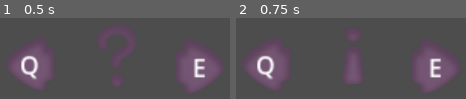
Above: before the commit, frames 1-2 (left to right).
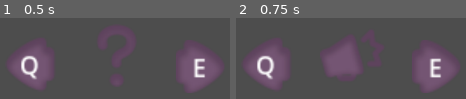
Above: after the commit, the same moments.

Repository: sentinelle28/cowherder
Game: Godot game, scene res://scene/scene_2d/main_menu/main_menu.tscn
Two runs of this game, one before a commit and one after it. Both use one fixed random seed, a clock stepped at 60 frames per second and the inputs below.
Inputs:
- Up to frame 1 (0.5 s): no input
- Up to frame 2 (0.75 s): tap Enter at 0.5 s; hold Right (ui_right) from 0.53 s (still down); tap E (next_tool) at 0.6 s

Frame 1 is identical in both runs. In frame 2, 3.2% of the frame differs, in the area x 38-54%, y 19-82%.

Commit message:
evolution is now implemented

Diff:
--- a/autolaud/handbook/handbook.gd
+++ b/autolaud/handbook/handbook.gd
@@ -1,7 +1,7 @@
 extends CanvasLayer
 
 var current_page:int = 0
-var max_page:int = 3
+@onready var max_page:int = $page_stocker.get_child_count()
 
 
 func _change_tool(value:int)->void:
--- a/autolaud/inspectcows/inspect_cows.gd
+++ b/autolaud/inspectcows/inspect_cows.gd
@@ -34,7 +34,7 @@
 
 
 func _on_submitbutton_pressed() -> void:
-	if len( editname.text) >= 3 and current_inspected_cow != null:
+	if len( editname.text) >= 3 and current_inspected_cow != null and len(editname.text) <= 15:
 		current_inspected_cow.name = editname.text
 		namelabel.text = editname.text
 		editname.text = ""
--- a/autolaud/inspectcows/inspect_cows.tscn
+++ b/autolaud/inspectcows/inspect_cows.tscn
@@ -33,10 +33,9 @@
 
 [node name="EditButton" type="Button" parent="Panel/NameLabel"]
 layout_mode = 0
-offset_left = 96.0
-offset_top = -8.0
-offset_right = 128.0
-offset_bottom = 24.0
+offset_left = 128.0
+offset_right = 160.0
+offset_bottom = 32.0
 theme_override_font_sizes/font_size = 10
 text = "edit"
 
--- a/autolaud/inventory/inventory.gd
+++ b/autolaud/inventory/inventory.gd
@@ -52,3 +52,6 @@
 	if milk != null:
 		return milk.get_milk_color()
 	return Color.WHITE
+
+func has_milk(milk_name:String)->bool:
+	return milk_name in MilkName
--- a/autolaud/tool_inventory/tool_inventory.gd
+++ b/autolaud/tool_inventory/tool_inventory.gd
@@ -1,9 +1,10 @@
 extends CanvasLayer
 
 var current_tool:int = 0
-var max_tool:int = 3
+@onready var max_tool:int = len(texture_array)
 @export var texture_array:Array[Texture2D] = []
 func _ready() -> void:
+
 	_update_tool_texture()
 
 # Called every frame. 'delta' is the elapsed time since the previous frame.
@@ -18,11 +19,12 @@
 		_change_tool(-1)
 
 func _change_tool(value:int)->void:
-	current_tool -= value
+	current_tool += value
 	if current_tool < 0:
 		current_tool = max_tool - 1
 	elif current_tool > max_tool - 1:
 		current_tool = 0
+	print(current_tool)
 	_update_tool_texture()
 
 func get_current_tool()->int:
--- a/autolaud/tool_inventory/tool_inventory.tscn
+++ b/autolaud/tool_inventory/tool_inventory.tscn
@@ -6,11 +6,12 @@
 [ext_resource type="Texture2D" uid="uid://divtaifex7cwc" path="res://asset/ui/Menu Buttons/Icons/Megaphone.png" id="3_b1esb"]
 [ext_resource type="Texture2D" uid="uid://bfqe3dc47vm5m" path="res://asset/ui/Menu Buttons/Icons/Arrow3.png" id="3_tpnj2"]
 [ext_resource type="Texture2D" uid="uid://cm6vd8icyojnp" path="res://asset/ui/Menu Buttons/Icons/Exclamation.png" id="4_bfowd"]
+[ext_resource type="Texture2D" uid="uid://cw1x5iubcpqkr" path="res://asset/ui/Menu Buttons/Icons/Star1.png" id="5_fj4ou"]
 [ext_resource type="Texture2D" uid="uid://822eqqyvy4ul" path="res://asset/ui/Menu Buttons/Icons/Email.png" id="6_wx77x"]
 
 [node name="Tool_inventory" type="CanvasLayer"]
 script = ExtResource("1_3tht5")
-texture_array = Array[Texture2D]([ExtResource("2_g0bcl"), ExtResource("3_b1esb"), ExtResource("4_bfowd")])
+texture_array = Array[Texture2D]([ExtResource("2_g0bcl"), ExtResource("3_b1esb"), ExtResource("4_bfowd"), ExtResource("5_fj4ou")])
 
 [node name="HBoxContainer" type="Control" parent="."]
 layout_mode = 3
--- a/component/caracter/cow/cow.gd
+++ b/component/caracter/cow/cow.gd
@@ -1,6 +1,7 @@
 extends CharacterBody2D
 
 class_name Cow
+@export_group("scatter behavior")
 @export var scatter_range:int = 100
 @export var waypoint:Waypoint
 
@@ -9,6 +10,8 @@
 @export var time_to_produce_milk:float = 10
 @export var milk_name:String = "Common"
 
+@export_group("evolution")
+@export var last_food:Food
 
 var speed:int = 100
 var can_move:bool = false
@@ -101,6 +104,7 @@
 func get_milk_color()->Color:
 	return Inventory.get_milk_color(milk_name)
 
+
 func get_amount_of_milk()->int:
 	return amount_of_milk_created
 
@@ -110,3 +114,35 @@
 
 func _lose_happiness()->void:
 	curent_happiness += randi_range(-4,-1)
+
+func _add_new_affix(affix:Food)->void:
+	_update_name(affix)
+	_update_affix_visual(affix)
+
+func _create_new_milk(affix_color:Color,previous_name:String)->void:
+	if not Inventory.has_milk(milk_name):
+		var temp_color:Color = (Inventory.get_milk_color(previous_name) + affix_color)/2 + get_random_color()
+		Inventory._create_new_milk(milk_name,temp_color)
+
+func _update_name(affix:Food)->void:
+	var affix_name:String = affix.get_food_name()
+	var previous_name:String = milk_name
+	if "Common" in milk_name:
+		milk_name = affix_name
+	else:
+		milk_name += " " + affix_name
+	_create_new_milk(affix.get_color(),previous_name)
+
+func _update_affix_visual(affix:Food)->void:
+	var pos:Vector2 = Vector2(0,-3)
+	var new_angle:float = randf_range(0,PI)
+	affix.reparent(last_food)
+	affix.position = pos
+	affix.rotate(new_angle)
+	last_food = affix
+
+func get_value_in_range()->int:
+		return randi_range(-3,3)
+
+func get_random_color()->Color:
+	return Color(get_value_in_range(),get_value_in_range(),get_value_in_range())
--- a/component/caracter/cow/cow.tscn
+++ b/component/caracter/cow/cow.tscn
@@ -1,7 +1,8 @@
-[gd_scene load_steps=13 format=3 uid="uid://dwkfdyvriv0g7"]
+[gd_scene load_steps=14 format=3 uid="uid://dwkfdyvriv0g7"]
 
 [ext_resource type="Texture2D" uid="uid://demptygyxv6m3" path="res://asset/Sprout Lands - Sprites - Basic pack/Sprout Lands - Sprites - Basic pack/Characters/Free Cow Sprites.png" id="1_8mrtn"]
 [ext_resource type="Script" path="res://component/caracter/cow/cow.gd" id="1_urlpq"]
+[ext_resource type="PackedScene" uid="uid://u285fvgoscv1" path="res://component/shoprelated/librarie/default.tscn" id="3_rbds4"]
 
 [sub_resource type="RectangleShape2D" id="RectangleShape2D_7unhj"]
 size = Vector2(32, 13)
@@ -188,9 +189,10 @@
 "sleeping": SubResource("Animation_5vdpe")
 }
 
-[node name="cow" type="CharacterBody2D"]
+[node name="cow" type="CharacterBody2D" node_paths=PackedStringArray("last_food")]
 collision_mask = 2
 script = ExtResource("1_urlpq")
+last_food = NodePath("default")
 
 [node name="CollisionShape2D" type="CollisionShape2D" parent="."]
 position = Vector2(0, 6.5)
@@ -232,6 +234,8 @@
 offset_bottom = 7.0
 text = "Z"
 
+[node name="default" parent="." instance=ExtResource("3_rbds4")]
+
 [connection signal="navigation_finished" from="NavigationAgent2D" to="." method="_on_navigation_agent_2d_navigation_finished"]
 [connection signal="timeout" from="wait_timer" to="." method="_on_timer_timeout"]
 [connection signal="timeout" from="milk_timer" to="." method="_on_milk_timer_timeout"]
--- a/component/caracter/player/player.gd
+++ b/component/caracter/player/player.gd
@@ -5,7 +5,7 @@
 @export var cow_manager:CowManager
 @export var last_cow:Cow
 
-var tool_list:Array[Callable] = [_show_handbook,_call_cow,_inspect_cow]
+var tool_list:Array[Callable] = [_show_handbook,_call_cow,_inspect_cow,_feed_cow]
 
 func _ready() -> void:
 	Daycycle._start()
@@ -62,3 +62,14 @@
 
 func _show_handbook()->void:
 	Handbook._show_handbook()
+
+func _feed_cow()->void:
+	if last_cow != null and $hands.get_child_count() > 0:
+		last_cow._add_new_affix($hands.get_child(0))
+
+func _add_carriable_object(object:Food)->void:
+	object.reparent($hands)
+	object.position = Vector2(0,0)
+
+func can_carry(object:Food)->bool:
+	return $hands.get_child_count() == 0
--- a/component/caracter/player/player.tscn
+++ b/component/caracter/player/player.tscn
@@ -176,5 +176,8 @@
 shape = SubResource("CircleShape2D_lw4mw")
 debug_color = Color(0.95865, 1.92523e-07, 0.525973, 0.42)
 
+[node name="hands" type="Node2D" parent="."]
+position = Vector2(0, -8)
+
 [connection signal="body_entered" from="cow_detector" to="." method="_on_cow_detector_body_entered"]
 [connection signal="body_exited" from="cow_detector" to="." method="_on_cow_detector_body_exited"]
--- /dev/null
+++ b/component/shoprelated/librarie/default.tscn
@@ -0,0 +1,7 @@
+[gd_scene load_steps=2 format=3 uid="uid://u285fvgoscv1"]
+
+[ext_resource type="PackedScene" uid="uid://c3btijymqmr1r" path="res://component/shoprelated/prefab_for_objet/food_template.tscn" id="1_f4rq6"]
+
+[node name="default" instance=ExtResource("1_f4rq6")]
+food_name = "Common"
+color = Color(1, 1, 1, 1)
--- /dev/null
+++ b/component/shoprelated/librarie/egg.tscn
@@ -0,0 +1,9 @@
+[gd_scene load_steps=3 format=3 uid="uid://3ell5gc7c5af"]
+
+[ext_resource type="PackedScene" uid="uid://c3btijymqmr1r" path="res://component/shoprelated/prefab_for_objet/food_template.tscn" id="1_mf7gh"]
+[ext_resource type="Texture2D" uid="uid://cy0um0a172xhn" path="res://asset/Sprout Lands - Sprites - Basic pack/Sprout Lands - Sprites - Basic pack/Objects/Egg_item.png" id="2_h0t58"]
+
+[node name="egg" instance=ExtResource("1_mf7gh")]
+texture = ExtResource("2_h0t58")
+food_name = "egg"
+color = Color(1, 0.858824, 0.290196, 1)
--- /dev/null
+++ b/component/shoprelated/prefab_for_objet/food_template.gd
@@ -0,0 +1,11 @@
+extends Sprite2D
+
+class_name Food
+@export var food_name:String = "carrot"
+@export var color:Color
+
+func get_color()->Color:
+	return color
+
+func get_food_name()->String:
+	return food_name
--- /dev/null
+++ b/component/shoprelated/prefab_for_objet/food_template.tscn
@@ -0,0 +1,6 @@
+[gd_scene load_steps=2 format=3 uid="uid://c3btijymqmr1r"]
+
+[ext_resource type="Script" path="res://component/shoprelated/prefab_for_objet/food_template.gd" id="1_yfoap"]
+
+[node name="food_template" type="Sprite2D"]
+script = ExtResource("1_yfoap")
Not shown: 1 places in autolaud/tool_inventory/tool_inventory.tscn that only renumber resources
